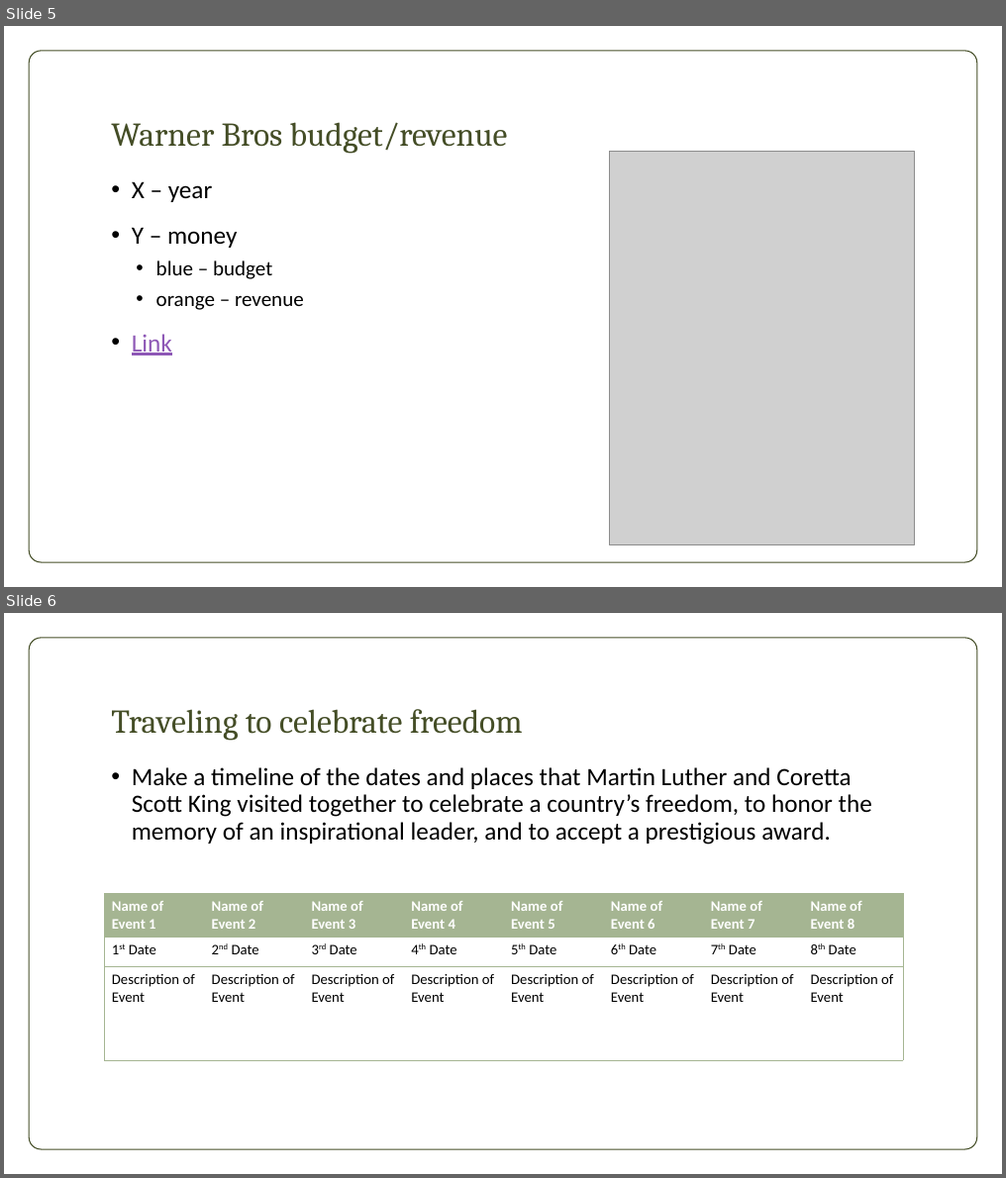
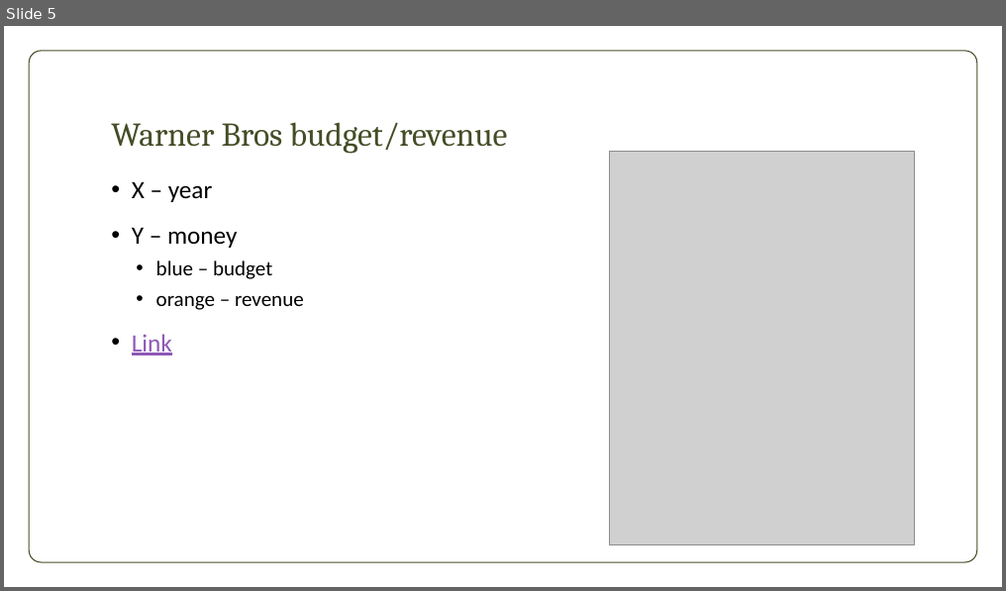
Before and after one commit to Jackie-VC/bdt_movies, a slide deck: movie.pptx. Shown one above the other, each under a label of ours: slides 5 and 6 before the commit, slide 5 after it. The pictures are 1006x1178 and 1006x591 pixels, drawn with LibreOffice and Linux fonts; fonts in the diff are those of the drawing; grey boxes stand for pictures; background and template pictures are left out. Boxes give left, top, right and bottom in pixels: in the first picture for what was removed or moved away, otherwise in the second. Text is boxed around its words. In the diff, an @@ line names an element or a change of style, - is before the commit and + after.

Commit message:
ppt

```diff
--- a/movie.pptx
+++ b/movie.pptx
@@ slide 6 removed at <box>4,613,1002,1174</box>, background picture (left out); not listed: 1 template element that a slide beside it also shows @@
@@ title removed at <box>111,709,523,741</box> @@
-Traveling to celebrate freedom
@@ text removed at <box>132,767,872,845</box> @@
-• Make a timeline of the dates and places that Martin Luther and Coretta Scott King visited together to celebrate a country’s freedom, to honor the memory of an inspirational leader, and to accept a prestigious award.
@@ table removed at <box>104,894,901,1060</box>, 3 rows, 8 columns @@
-Name of Event 1 | Name of Event 2 | Name of Event 3 | Name of Event 4 | Name of Event 5 | Name of Event 6 | Name of Event 7 | Name of Event 8
-1st Date | 2nd Date | 3rd Date | 4th Date | 5th Date | 6th Date | 7th Date | 8th Date
-Description of Event | Description of Event | Description of Event | Description of Event | Description of Event | Description of Event | Description of Event | Description of Event
```
Also in this commit, not shown: 3 slides added.
